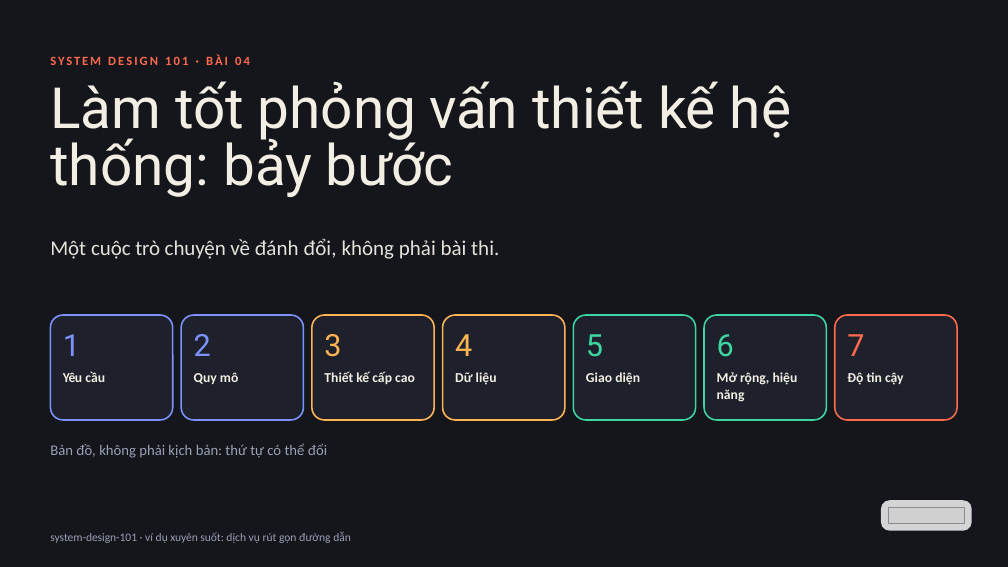
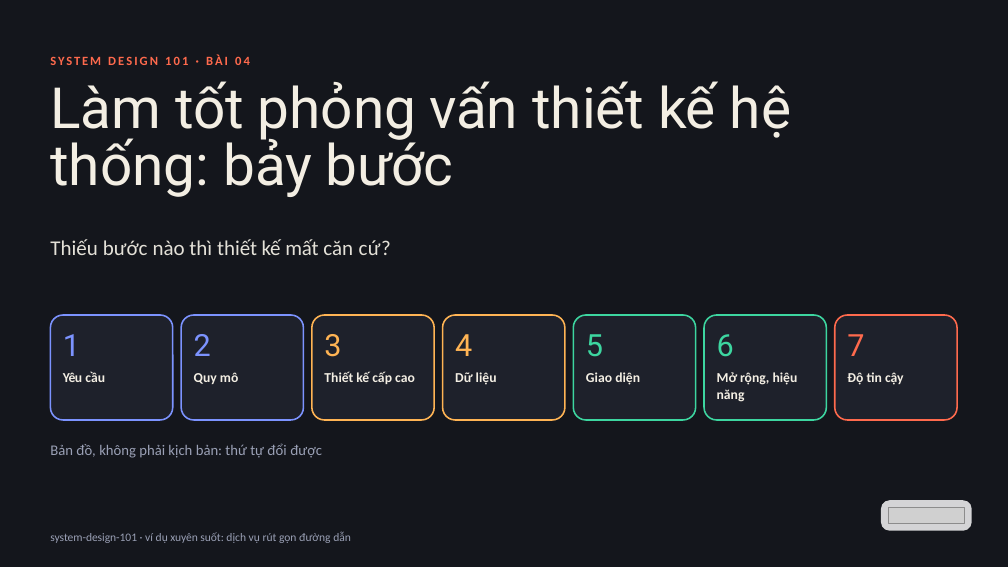
Before and after one commit to vohoailinh90/tool-marketing-studio, a slide deck: slide 1 of system-design-101/vi/lessons/sd-05-004/slides/sd-05-004.pptx. Drawn at 1008x567 pixels with LibreOffice and Linux fonts; fonts in the diff are those of the drawing; grey boxes stand for pictures. Boxes give left, top, right and bottom in pixels: in the first picture for what was removed or moved away, otherwise in the second. Text is boxed around its words. In the diff, an @@ line names an element or a change of style, - is before the commit and + after.

```diff
--- a/system-design-101/vi/lessons/sd-05-004/slides/sd-05-004.pptx
+++ b/system-design-101/vi/lessons/sd-05-004/slides/sd-05-004.pptx
@@ text at (x1=50, y1=239, x2=391, y2=255): text changed @@
-Một cuộc trò chuyện về đánh đổi, không phải bài thi.
+Thiếu bước nào thì thiết kế mất căn cứ?
@@ text at (x1=50, y1=443, x2=322, y2=458): text changed @@
-Bản đồ, không phải kịch bản: thứ tự có thể đổi
+Bản đồ, không phải kịch bản: thứ tự đổi được
```
Also in this commit, not shown: 6 other slides changed, 4 other files.
